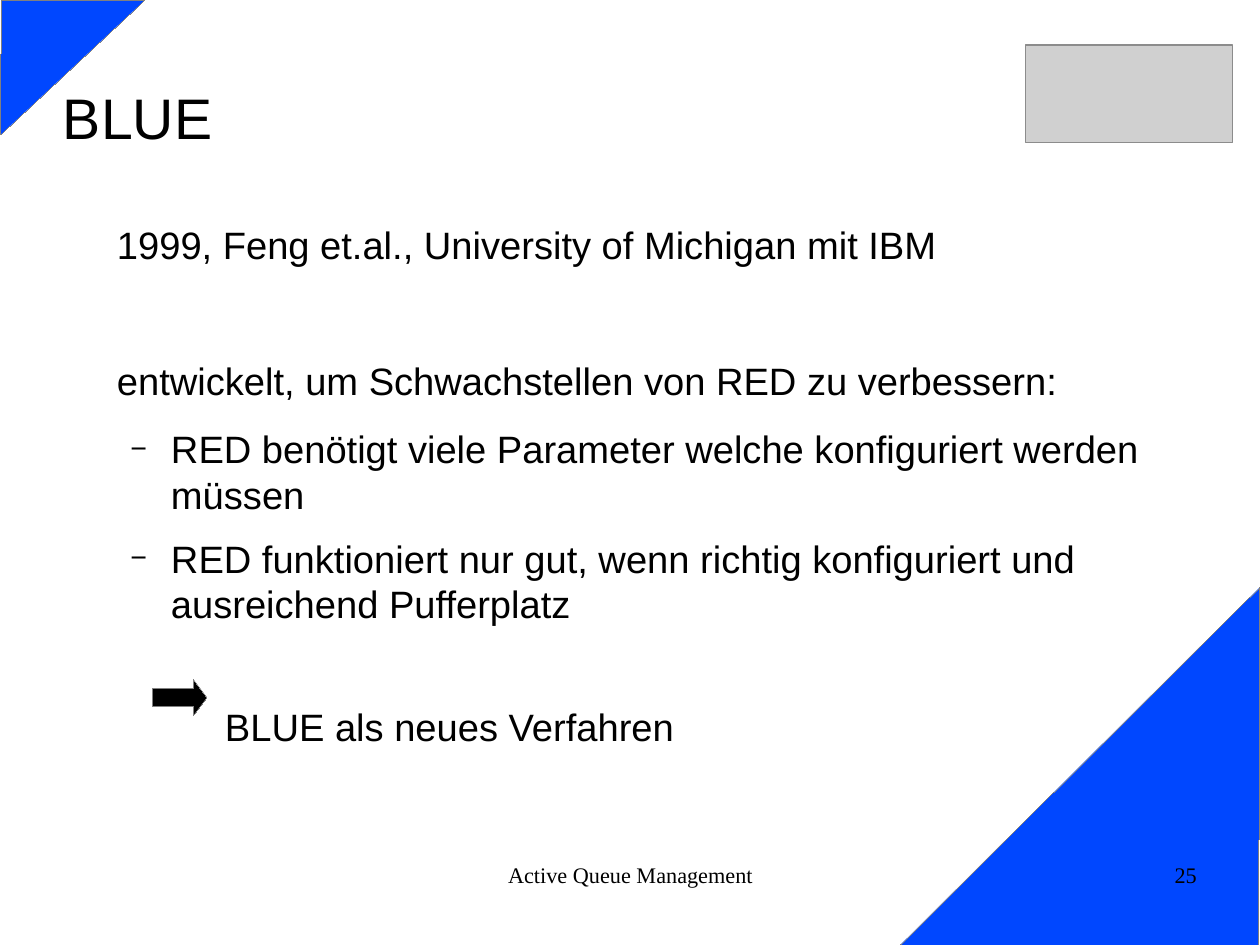
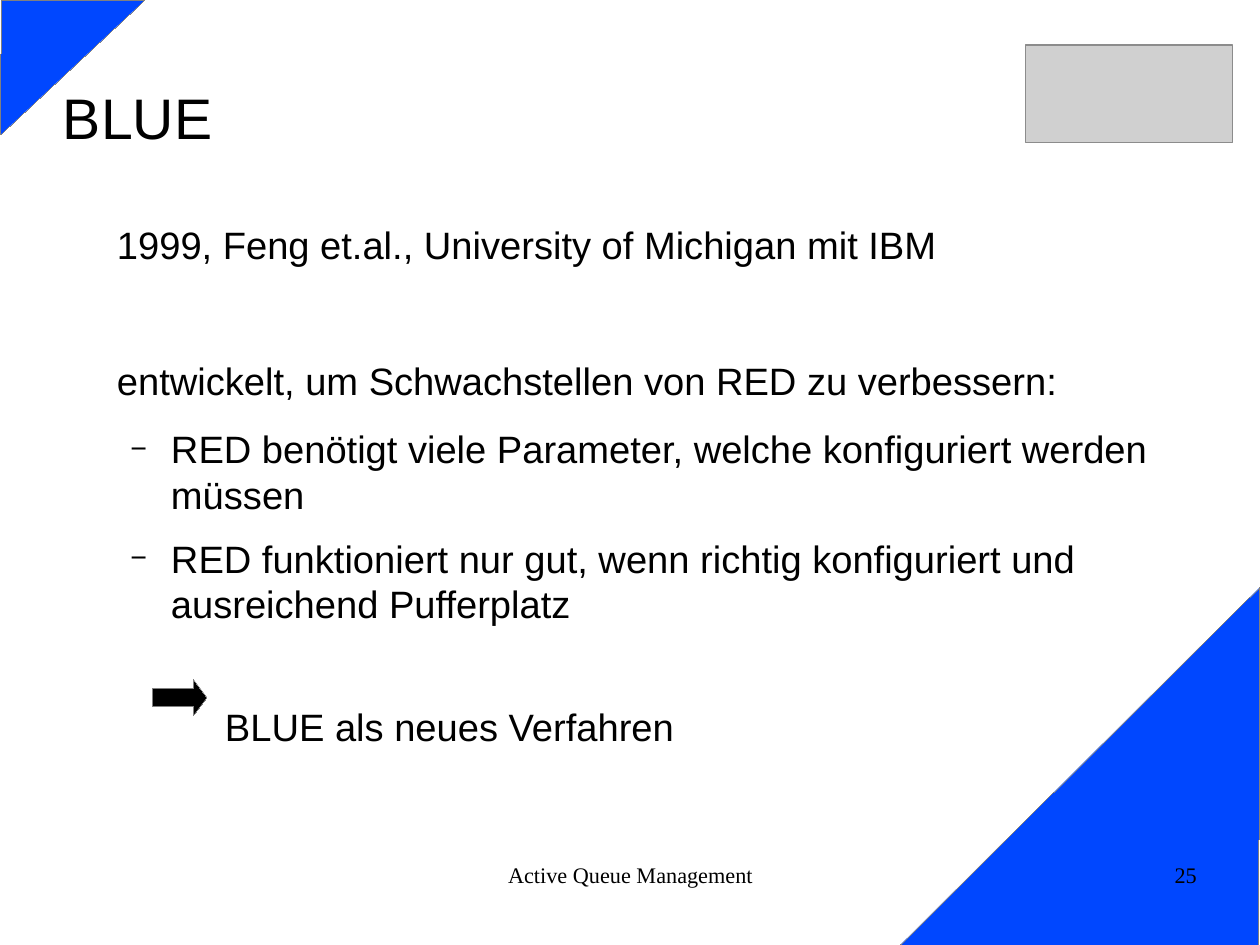
Before and after one commit to mullahaljaid/seminar_ss_14, a slide deck: slide 25 of Vortrag/AQM_Teil2.odp. Drawn at 1260x945 pixels with LibreOffice and Linux fonts; fonts in the diff are those of the drawing; grey boxes stand for pictures. Boxes give left, top, right and bottom in pixels: in the first picture for what was removed or moved away, otherwise in the second. Text is boxed around its words. In the diff, an @@ line names an element or a change of style, - is before the commit and + after.

```diff
--- a/Vortrag/AQM_Teil2.odp
+++ b/Vortrag/AQM_Teil2.odp
@@ text at (171, 435, 1147, 510): text changed @@
-  − RED benötigt viele Parameter welche konfiguriert werden müssen
+  − RED benötigt viele Parameter, welche konfiguriert werden müssen
```
Also in this commit, not shown: 5 other slides changed, 11 other files.
